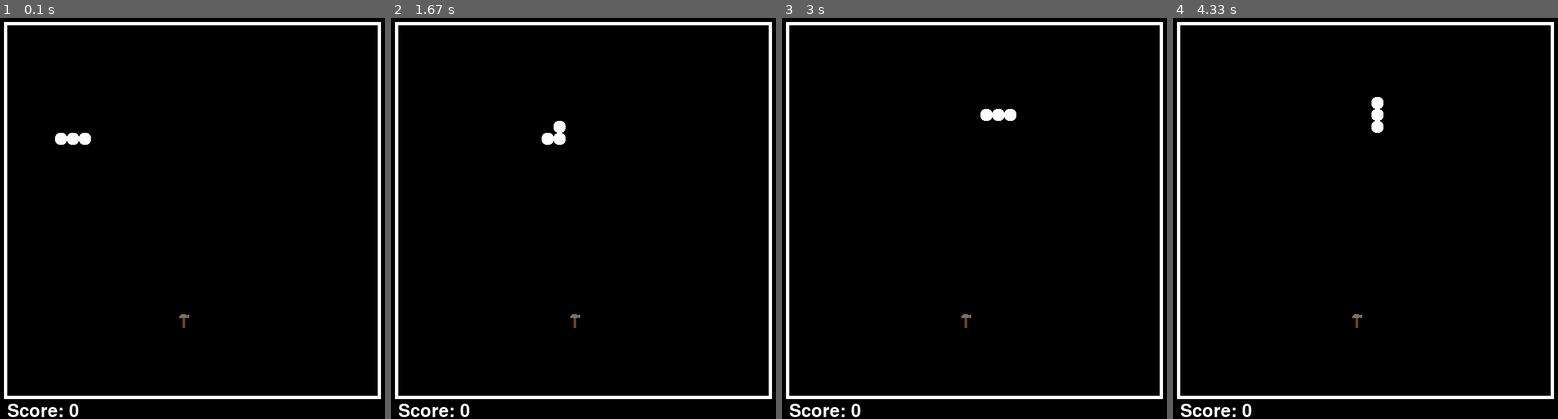
Above: before the commit, frames 1-4 (left to right).
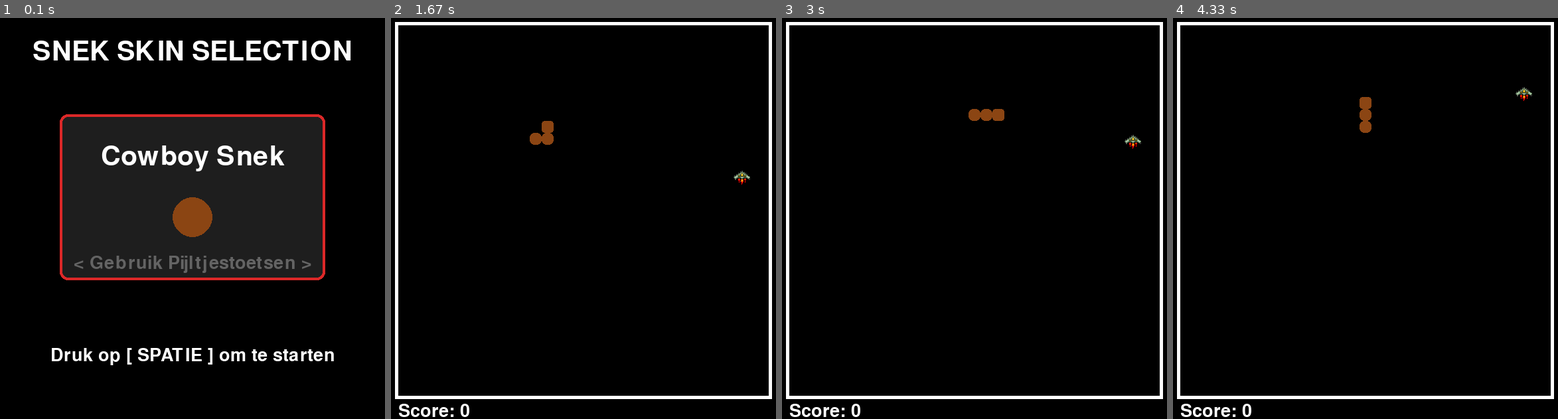
Above: after the commit, the same moments.

Repository: quintenvandenberghe/pygame-project
Game: pygame game, started from snake.py
Two runs of this game, one before a commit and one after it. Both use one fixed random seed, a clock stepped at 60 frames per second and the inputs below.
Inputs:
- Up to frame 1 (0.1 s): no input
- Up to frame 2 (1.67 s): tap Space at 0.33 s; tap Enter at 0.67 s; hold Right 1-1.47 s; hold Up from 1.5 s (still down)
- Up to frame 3 (3 s): release Up at 1.97 s; hold Right 2-2.47 s; hold Left from 2.5 s (still down)
- Up to frame 4 (4.33 s): release Left at 3.03 s; hold Down 3.07-3.37 s; hold Left 3.4-3.8 s; hold Up 3.83-4.2 s; hold Right from 4.23 s (still down)

The runs differ from the first frame. In frame 1, 35% of the frame differs, in the area x 1-99%, y 0-100%; in frame 2, 0.5%; in frame 3, 0.4%; in frame 4, 0.6%.

Commit message:
skins en eet effecten

Diff:
--- a/snake.py
+++ b/snake.py
@@ -1,52 +1,87 @@
-import pygame, sys, random, os
+import pygame, sys, random, os, math
 from pygame.math import Vector2
 from typing import List
 
 pygame.init()
 
 score_font = pygame.font.Font(None, 40)
+title_font = pygame.font.Font(None, 60)
 
 BLACK = (0, 0, 0)
 WHITE = (255, 255, 255)
+RED = (220, 40, 40)
+DARK_GRAY = (30, 30, 30)
+LIGHT_GRAY = (100, 100, 100)
 
 cell_size = 18
 number_of_cells = 31
 
 OFFSET = 35
-screen = pygame.display.set_mode((2*OFFSET + cell_size*number_of_cells, 2*OFFSET + cell_size*number_of_cells))
+GRID_PIXELS = cell_size * number_of_cells
+SCREEN_SIZE = 2 * OFFSET + GRID_PIXELS
+
+screen = pygame.display.set_mode((SCREEN_SIZE, SCREEN_SIZE))
+game_canvas = pygame.Surface((SCREEN_SIZE, SCREEN_SIZE))
 
 pygame.display.set_caption("Snek")
 
 clock = pygame.time.Clock()
 
-# Inladen van alle beschikbare textures
+# --- RECHTEN & ASSETS INLADEN ---
 food_surfaces = []
+food_names = []
+
 if os.path.exists("Graphics/eten"):
     for file in os.listdir("Graphics/eten"):
         if file.endswith(".png"):
-            surface = pygame.image.load(
-                os.path.join("Graphics/eten", file)
-            ).convert_alpha()
+            surface = pygame.image.load(os.path.join("Graphics/eten", file)).convert_alpha()
             food_surfaces.append(surface)
+            food_names.append(file)
+
+# Definieer de beschikbare skins en hun instellingen
+SKINS_CONFIG = [
+    {"id": "cowboy",  "name": "Cowboy Snek",   "color": (139, 69, 19)},   # Bruin
+    {"id": "ushanka", "name": "Ushanka Snek",  "color": (173, 216, 230)}, # Lichtblauw
+    {"id": "bonnet",  "name": "Bonnet Snek",   "color": (255, 182, 193)}, # Roze
+    {"id": "tophat",  "name": "Top Hat Snek",  "color": (245, 245, 220)}, # Beige
+    {"id": "dandy",   "name": "Dandy Snek",    "color": (220, 220, 220)}, # Grijs/Wit
+    {"id": "giraffe", "name": "Giraffe Snek",  "color": (255, 222, 173)}  # Zandgeel
+]
+
+skin_surfaces = {}
+# Probeer de skin-bestanden in te laden (als ze bestaan, anders vallen we terug op kleur)
+if os.path.exists("Graphics/skins"):
+    for skin in SKINS_CONFIG:
+        head_path = f"Graphics/skins/{skin['id']}_head.png"
+        body_path = f"Graphics/skins/{skin['id']}_body.png"
+
+        skin_surfaces[skin['id']] = {
+            "head": pygame.image.load(head_path).convert_alpha() if os.path.exists(head_path) else None,
+            "body": pygame.image.load(body_path).convert_alpha() if os.path.exists(body_path) else None
+        }
 
 class Food:
-    food_surfaces: List[pygame.Surface]
-    position: Vector2
-    food: pygame.Surface
-
     def __init__(self, snake_body: List[Vector2]) -> None:
         self.food_surfaces = food_surfaces
+        self.is_spaceship = False
+        self.is_hammer = False
+        self.v_direction = 1
+        self.movement_counter = 0
         self.respawn(snake_body)
 
-    def draw(self) -> None:
-        food_rect = pygame.Rect(OFFSET + self.position.x * cell_size, OFFSET + self.position.y * cell_size,
-            cell_size, cell_size)
-        screen.blit(self.food, food_rect)
+    def draw(self, surface_target: pygame.Surface) -> None:
+        food_rect = pygame.Rect(OFFSET + self.position.x * cell_size, OFFSET + self.position.y * cell_size, cell_size, cell_size)
+        if hasattr(self, 'food'):
+            if self.is_spaceship and self.v_direction == 1:
+                rotated_spaceship = pygame.transform.rotate(self.food, 180)
+                surface_target.blit(rotated_spaceship, food_rect)
+            else:
+                surface_target.blit(self.food, food_rect)
+        else:
+            pygame.draw.rect(surface_target, RED, food_rect, 0, 4)
 
     def generate_random_cell(self) -> Vector2:
-        x = random.randint(0, number_of_cells-1)
-        y = random.randint(0, number_of_cells-1)
-        return Vector2(x, y)
+        return Vector2(random.randint(0, number_of_cells-1), random.randint(0, number_of_cells-1))
 
     def generate_random_pos(self, snake_body: List[Vector2]) -> Vector2:
         position = self.generate_random_cell()
@@ -56,31 +91,84 @@
 
     def respawn(self, snake_body: List[Vector2]) -> None:
         self.position = self.generate_random_pos(snake_body)
+        self.movement_counter = 0
         if self.food_surfaces:
-            self.food = random.choice(self.food_surfaces)
+            idx = random.randint(0, len(self.food_surfaces) - 1)
+            self.food = self.food_surfaces[idx]
+            current_name = food_names[idx]
+            self.is_spaceship = (current_name == "ruimteschip.png")
+            self.is_hammer = (current_name == "hamer.png")
+            if self.is_spaceship:
+                self.v_direction = random.choice([-1, 1])
+
+    def update(self) -> None:
+        if self.is_spaceship:
+            self.movement_counter += 1
+            if self.movement_counter % 2 == 0:
+                self.position.y += self.v_direction
+                if self.position.y >= number_of_cells - 1:
+                    self.position.y = number_of_cells - 1
+                    self.v_direction = -1
+                elif self.position.y <= 0:
+                    self.position.y = 0
+                    self.v_direction = 1
 
 class Snake:
-    body: List[Vector2]
-    direction: Vector2
-    add_segment: bool
-    eat_sound: pygame.mixer.Sound
-    wall_hit_sound: pygame.mixer.Sound
-
     def __init__(self) -> None:
         self.body = [Vector2(6, 9), Vector2(5,9), Vector2(4,9)]
         self.direction = Vector2(1, 0)
         self.add_segment = False
-        self.eat_sound = pygame.mixer.Sound("Sounds/eat.mp3")
-        self.wall_hit_sound = pygame.mixer.Sound("Sounds/wall.mp3")
-
-    def draw(self) -> None:
-        for segment in self.body:
-            segment_rect = (OFFSET + segment.x * cell_size, OFFSET+ segment.y * cell_size, cell_size, cell_size)
-            pygame.draw.rect(screen, WHITE, segment_rect, 0, 7)
+        self.current_skin_id = "cowboy"
+
+        try:
+            self.eat_sound = pygame.mixer.Sound("Sounds/eat.mp3")
+            self.wall_hit_sound = pygame.mixer.Sound("Sounds/wall.mp3")
+        except:
+            self.eat_sound = None
+            self.wall_hit_sound = None
+
+    def draw(self, surface_target: pygame.Surface) -> None:
+        skin_assets = skin_surfaces.get(self.current_skin_id, {"head": None, "body": None})
+        skin_color = next((s["color"] for s in SKINS_CONFIG if s["id"] == self.current_skin_id), WHITE)
+
+        for i, segment in enumerate(self.body):
+            segment_rect = (OFFSET + segment.x * cell_size, OFFSET + segment.y * cell_size, cell_size, cell_size)
+
+            # --- 1. KOP VAN DE SLANG ---
+            if i == 0:
+                if skin_assets["head"]:
+                    angle = 0
+                    if self.direction == Vector2(0, -1): angle = 0
+                    elif self.direction == Vector2(0, 1): angle = 180
+                    elif self.direction == Vector2(-1, 0): angle = 90
+                    elif self.direction == Vector2(1, 0): angle = -90
+                    rotated_head = pygame.transform.rotate(skin_assets["head"], angle)
+                    surface_target.blit(rotated_head, segment_rect)
+                else:
+                    pygame.draw.rect(surface_target, skin_color, segment_rect, 0, 4)
+
+            # --- 2. LICHAAM VAN DE SLANG ---
+            else:
+                if skin_assets["body"]:
+                    # Bereken de richting van dit specifieke segment ten opzichte van het vorige segment
+                    previous_segment = self.body[i - 1]
+                    segment_direction = previous_segment - segment
+
+                    # De basis-texture is horizontaal (links/rechts = 0 graden)
+                    # Als het segment verticaal beweegt (omhoog/omlaag), draaien we het 90 graden
+                    if segment_direction.x != 0:
+                        rotated_body = pygame.transform.rotate(skin_assets["body"], 90)
+                    else:
+                        rotated_body = skin_assets["body"] # Plat/horizontaal laten staan
+
+                    surface_target.blit(rotated_body, segment_rect)
+                else:
+                    # Fallback als er geen plaatje is
+                    pygame.draw.rect(surface_target, skin_color, segment_rect, 0, 7)
 
     def update(self) -> None:
         self.body.insert(0, self.body[0] + self.direction)
-        if self.add_segment == True:
+        if self.add_segment:
             self.add_segment = False
         else:
             self.body = self.body[:-1]
@@ -90,58 +178,129 @@
         self.direction = Vector2(1, 0)
 
 class Game:
-    snake: Snake
-    food: Food
-    state: str
-    score: int
-
     def __init__(self) -> None:
         self.snake = Snake()
         self.food = Food(self.snake.body)
-        self.state = "RUNNING"
+        self.state = "MENU"  # Start nu standaard in het hoofdmenu
         self.score = 0
-
-    def draw(self) -> None:
-        self.food.draw()
-        self.snake.draw()
+        self.wobble_timer = 0
+        self.selected_skin_index = 0
+
+    def draw(self, surface_target: pygame.Surface) -> None:
+        if self.state == "MENU":
+            self.draw_menu_screen(surface_target)
+        else:
+            self.food.draw(surface_target)
+            self.snake.draw(surface_target)
+            if self.state == "STOPPED":
+                self.draw_game_over_screen(surface_target)
 
     def update(self) -> None:
         if self.state == "RUNNING":
             self.snake.update()
+            self.food.update()
             self.check_collision_with_food()
             self.check_collision_with_edges()
             self.check_collision_with_tail()
 
     def check_collision_with_food(self) -> None:
         if self.snake.body[0] == self.food.position:
+            if self.food.is_hammer:
+                self.wobble_timer = 120
             self.food.respawn(self.snake.body)
             self.snake.add_segment = True
             self.score += 1
-            self.snake.eat_sound.play()
+            if self.snake.eat_sound: self.snake.eat_sound.play()
 
     def check_collision_with_edges(self) -> None:
-        if self.snake.body[0].x == number_of_cells or self.snake.body[0].x == -1:
+        if self.snake.body[0].x in [number_of_cells, -1] or self.snake.body[0].y in [number_of_cells, -1]:
             self.game_over()
-        if self.snake.body[0].y == number_of_cells or self.snake.body[0].y == -1:
-            self.game_over()
 
     def game_over(self) -> None:
+        self.state = "STOPPED"
+        if self.snake.wall_hit_sound: self.snake.wall_hit_sound.play()
+
+    def reset_game(self) -> None:
         self.snake.reset()
         self.food.respawn(self.snake.body)
-        self.state = "STOPPED"
         self.score = 0
-        self.snake.wall_hit_sound.play()
+        self.wobble_timer = 0
+        self.state = "RUNNING"
 
     def check_collision_with_tail(self) -> None:
-        headless_body = self.snake.body[1:]
-        if self.snake.body[0] in headless_body:
+        if self.snake.body[0] in self.snake.body[1:]:
             self.game_over()
 
+    def draw_menu_screen(self, surface_target: pygame.Surface) -> None:
+        center_x = SCREEN_SIZE // 2
+
+        # Titel
+        title_surf = title_font.render("SNEK SKIN SELECTION", True, WHITE)
+        title_rect = title_surf.get_rect(center=(center_x, OFFSET + 40))
+        surface_target.blit(title_surf, title_rect)
+
+        # Toon de geselecteerde skin kaart in het midden
+        current_skin = SKINS_CONFIG[self.selected_skin_index]
+
+        card_rect = pygame.Rect(0, 0, 400, 250)
+        card_rect.center = (center_x, SCREEN_SIZE // 2 - 20)
+        pygame.draw.rect(surface_target, DARK_GRAY, card_rect, 0, 12)
+        pygame.draw.rect(surface_target, RED, card_rect, 4, 12)
+
+        # Skin Naam
+        name_surf = title_font.render(current_skin["name"], True, WHITE)
+        name_rect = name_surf.get_rect(center=(center_x, SCREEN_SIZE // 2 - 80))
+        surface_target.blit(name_surf, name_rect)
+
+        # Voorbeeld-weergave (Gekleurde cirkel of ingeladen afbeelding)
+        preview_rect = pygame.Rect(0, 0, 60, 60)
+        preview_rect.center = (center_x, SCREEN_SIZE // 2 + 10)
+
+        assets = skin_surfaces.get(current_skin["id"], {"head": None})
+        if assets["head"]:
+            scaled_head = pygame.transform.scale(assets["head"], (60, 60))
+            surface_target.blit(scaled_head, preview_rect)
+        else:
+            pygame.draw.circle(surface_target, current_skin["color"], preview_rect.center, 30)
+
+        # Navigatie-instructies
+        nav_surf = score_font.render("< Gebruik Pijltjestoetsen >", True, LIGHT_GRAY)
+        nav_rect = nav_surf.get_rect(center=(center_x, SCREEN_SIZE // 2 + 80))
+        surface_target.blit(nav_surf, nav_rect)
+
+        # Start instructie
+        start_surf = score_font.render("Druk op [ SPATIE ] om te starten", True, WHITE)
+        start_rect = start_surf.get_rect(center=(center_x, SCREEN_SIZE - OFFSET - 60))
+        surface_target.blit(start_surf, start_rect)
+
+    def draw_game_over_screen(self, surface_target: pygame.Surface) -> None:
+        center_x = SCREEN_SIZE // 2
+        center_y = SCREEN_SIZE // 2
+
+        menu_rect = pygame.Rect(0, 0, 420, 220)
+        menu_rect.center = (center_x, center_y)
+        pygame.draw.rect(surface_target, DARK_GRAY, menu_rect, 0, 12)
+        pygame.draw.rect(surface_target, RED, menu_rect, 3, 12)
+
+        over_surface = title_font.render("GAME OVER", True, RED)
+        over_rect = over_surface.get_rect(center=(center_x, center_y - 50))
+
+        score_surface = score_font.render(f"Final Score: {self.score}", True, WHITE)
+        score_rect = score_surface.get_rect(center=(center_x, center_y + 5))
+
+        retry_surface = score_font.render("Press [ SPACE ] to Retry", True, WHITE)
+        retry_rect = retry_surface.get_rect(center=(center_x, center_y + 55))
+
+        surface_target.blit(over_surface, over_rect)
+        surface_target.blit(score_surface, score_rect)
+        surface_target.blit(retry_surface, retry_rect)
 
 game = Game()
 
 SNAKE_UPDATE = pygame.USEREVENT
 pygame.time.set_timer(SNAKE_UPDATE, 200)
+
+wobble_frame = 0
 
 while True:
     for event in pygame.event.get():
@@ -152,25 +311,61 @@
             sys.exit()
 
         if event.type == pygame.KEYDOWN:
+            # --- INPUT LOGICA VOOR HET MENU ---
+            if game.state == "MENU":
+                if event.key == pygame.K_LEFT:
+                    game.selected_skin_index = (game.selected_skin_index - 1) % len(SKINS_CONFIG)
+                elif event.key == pygame.K_RIGHT:
+                    game.selected_skin_index = (game.selected_skin_index + 1) % len(SKINS_CONFIG)
+                elif event.key == pygame.K_SPACE:
+                    # Activeer geselecteerde skin en start de game
+                    game.snake.current_skin_id = SKINS_CONFIG[game.selected_skin_index]["id"]
+                    game.reset_game()
+                continue
+
+            # --- INPUT LOGICA VOOR GAME OVER ---
             if game.state == "STOPPED":
-                game.state = "RUNNING"
-            if event.key == pygame.K_UP and game.snake.direction != Vector2(0, -1):
+                if event.key == pygame.K_SPACE:
+                    game.state = "MENU" # Keer terug naar menu voor skin wissel bij doodgaan
+                continue
+
+            # --- INPUT LOGICA TIJDENS GAMEPLAY ---
+            if event.key == pygame.K_UP and game.snake.direction != Vector2(0, 1):
                 game.snake.direction = Vector2(0, -1)
-            if event.key == pygame.K_DOWN and game.snake.direction != Vector2(0, 1):
+            elif event.key == pygame.K_DOWN and game.snake.direction != Vector2(0, -1):
                 game.snake.direction = Vector2(0, 1)
-            if event.key == pygame.K_LEFT and game.snake.direction != Vector2(1, 0):
+            elif event.key == pygame.K_LEFT and game.snake.direction != Vector2(1, 0):
                 game.snake.direction = Vector2(-1, 0)
-            if event.key == pygame.K_RIGHT and game.snake.direction != Vector2(-1, 0):
+            elif event.key == pygame.K_RIGHT and game.snake.direction != Vector2(-1, 0):
                 game.snake.direction = Vector2(1, 0)
 
-    #Drawing
+    if game.state == "RUNNING" and game.wobble_timer > 0:
+        game.wobble_timer -= 1
+
+    # --- CANVAS TEKENEN ---
+    game_canvas.fill(BLACK)
+
+    if game.state != "MENU":
+        pygame.draw.rect(game_canvas, WHITE,
+            (OFFSET-5, OFFSET-5, cell_size*number_of_cells+10, cell_size*number_of_cells+10), 5)
+
+    game.draw(game_canvas)
+
+    if game.state == "RUNNING":
+        score_text = f"Score: {game.score}"
+        score_surface = score_font.render(score_text, True, WHITE)
+        game_canvas.blit(score_surface, (OFFSET, OFFSET + cell_size * number_of_cells + 10))
+
+    # --- PROJECTIE MET OF ZONDER WOBBLE ---
     screen.fill(BLACK)
-    pygame.draw.rect(screen, WHITE,
-        (OFFSET-5, OFFSET-5, cell_size*number_of_cells+10, cell_size*number_of_cells+10), 5)
-    game.draw()
-    score_text = f"Score: {game.score}"
-    score_surface = score_font.render(score_text, True, WHITE)
-    screen.blit(score_surface, (OFFSET, OFFSET + cell_size * number_of_cells + 10))
+
+    if game.state == "RUNNING" and game.wobble_timer > 0:
+        wobble_frame += 1
+        for y in range(SCREEN_SIZE):
+            offset_x = int(math.sin((y + wobble_frame * 5) * 0.05) * 8)
+            screen.blit(game_canvas, (offset_x, y), (0, y, SCREEN_SIZE, 1))
+    else:
+        screen.blit(game_canvas, (0, 0))
 
     pygame.display.update()
     clock.tick(60)
Binary file removed: Graphics/eten/blauw.png
Binary file removed: Graphics/eten/food.png
Binary file removed: Graphics/eten/groen.png
Binary file removed: Graphics/eten/rood.png
Binary file added: Graphics/skins/giraffe_body.png
Binary file added: Graphics/skins/giraffe_head.png
Not shown, removed: Graphics/eten/.food.png-autosave.kra
Not shown, removed: Graphics/eten/hamer.png~
Not shown, removed: Graphics/eten/rood.png~
